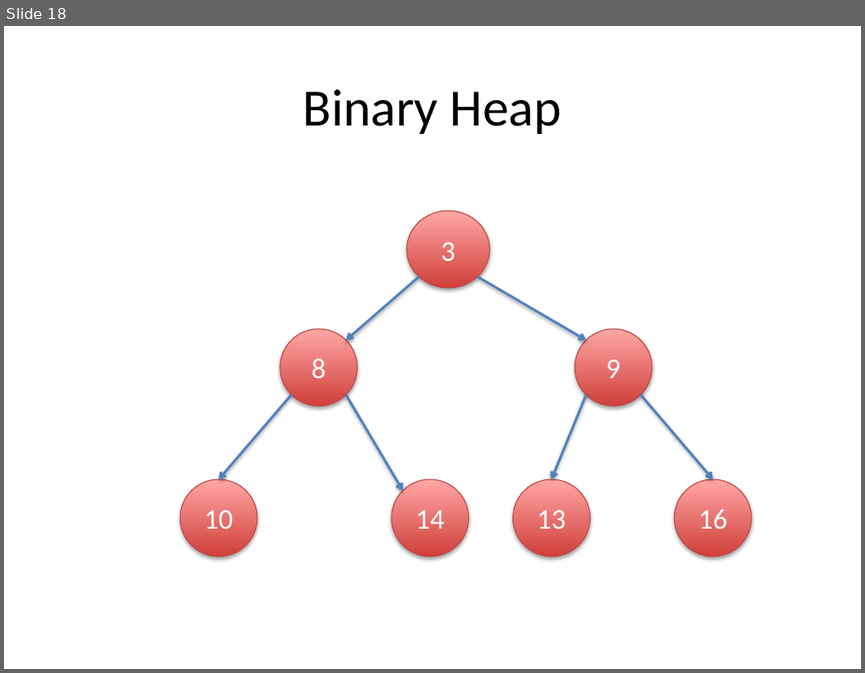
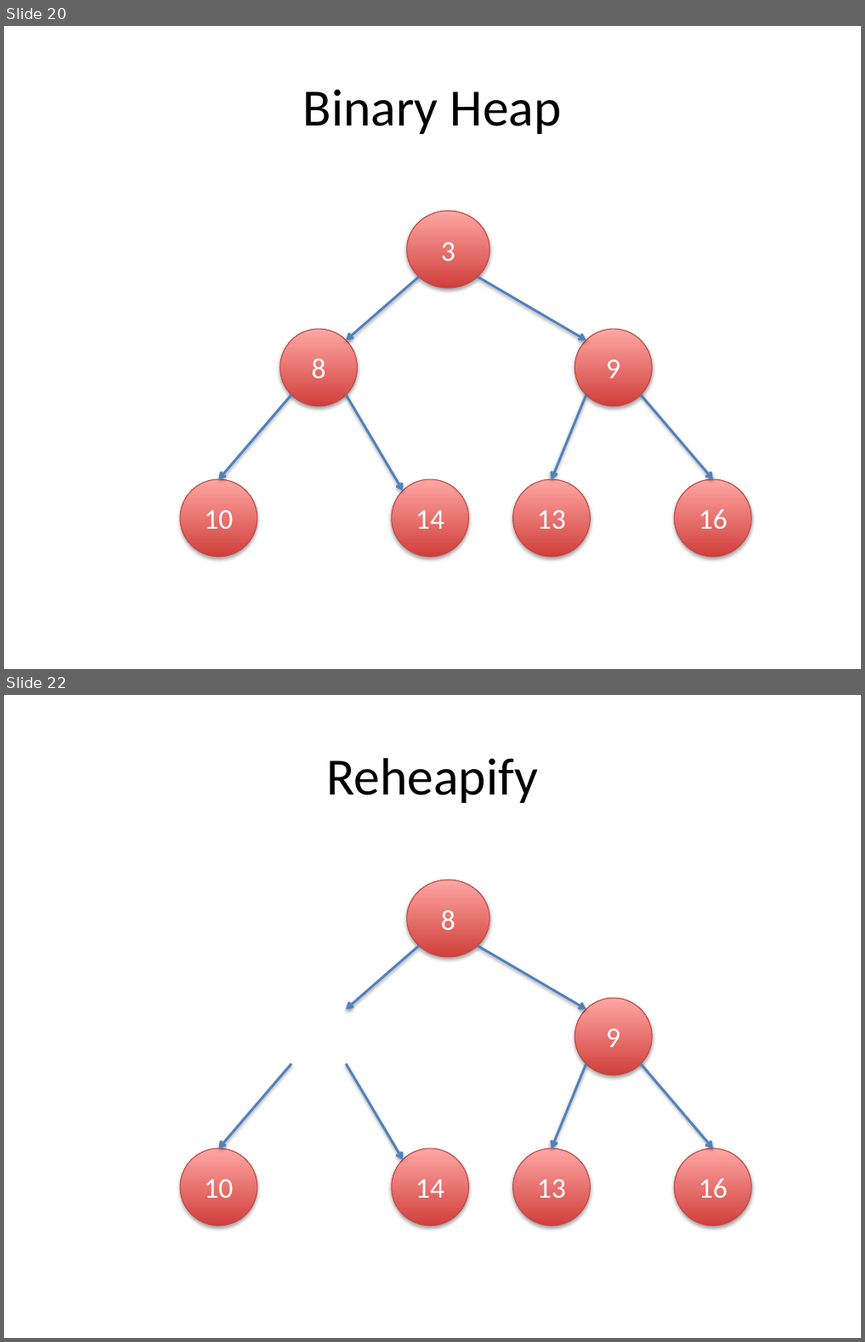
Before and after one commit to rajeshcs/jstalk, a slide deck: JavascriptDS.pptx. Shown one above the other, each under a label of ours: slide 18 before the commit, slides 20 and 22 after it; the slides between them are not shown. The pictures are 865x673 and 865x1342 pixels, drawn with LibreOffice and Linux fonts; fonts in the diff are those of the drawing. Boxes give left, top, right and bottom in pixels: in the first picture for what was removed or moved away, otherwise in the second. Text is boxed around its words. In the diff, an @@ line names an element or a change of style, - is before the commit and + after.

```diff
--- a/JavascriptDS.pptx
+++ b/JavascriptDS.pptx
@@ slide 22 added at <box>4,695,861,1338</box>, background #FFFFFF @@
@@ title added at <box>326,758,538,803</box>, 44 pt, text #000000 @@
+Reheapify
@@ ellipse added at <box>407,880,490,957</box>, fill gradient #D1403C to #FFA6A5, outline #BF4C48 0.75 pt, 24 pt, text #FFFFFF @@
+8
@@ arrow added from (419, 945) to (346, 1009), #4F81BD 2 pt @@
@@ arrow added from (477, 945) to (585, 1009), #4F81BD 2 pt @@
@@ ellipse added at <box>574,998,652,1075</box>, fill gradient #D1403C to #FFA6A5, outline #BF4C48 0.75 pt, 24 pt, text #FFFFFF @@
+9
@@ arrow added from (291, 1063) to (219, 1148), #4F81BD 2 pt @@
@@ arrow added from (346, 1063) to (403, 1159), #4F81BD 2 pt @@
@@ arrow added from (585, 1063) to (551, 1148), #4F81BD 2 pt @@
@@ arrow added from (641, 1063) to (713, 1148), #4F81BD 2 pt @@
@@ ellipse added at <box>181,1148,257,1225</box>, fill gradient #D1403C to #FFA6A5, outline #BF4C48 0.75 pt, 24 pt, text #FFFFFF @@
+10
@@ ellipse added at <box>392,1148,468,1225</box>, fill gradient #D1403C to #FFA6A5, outline #BF4C48 0.75 pt, 24 pt, text #FFFFFF @@
+14
@@ ellipse added at <box>513,1148,590,1225</box>, fill gradient #D1403C to #FFA6A5, outline #BF4C48 0.75 pt, 24 pt, text #FFFFFF @@
+13
@@ ellipse added at <box>674,1148,751,1225</box>, fill gradient #D1403C to #FFA6A5, outline #BF4C48 0.75 pt, 24 pt, text #FFFFFF @@
+16
@@ what was slide 18 is now slide 20 @@
```
Also in this commit, not shown: 6 slides changed, 4 other slides added, 2 other files.
